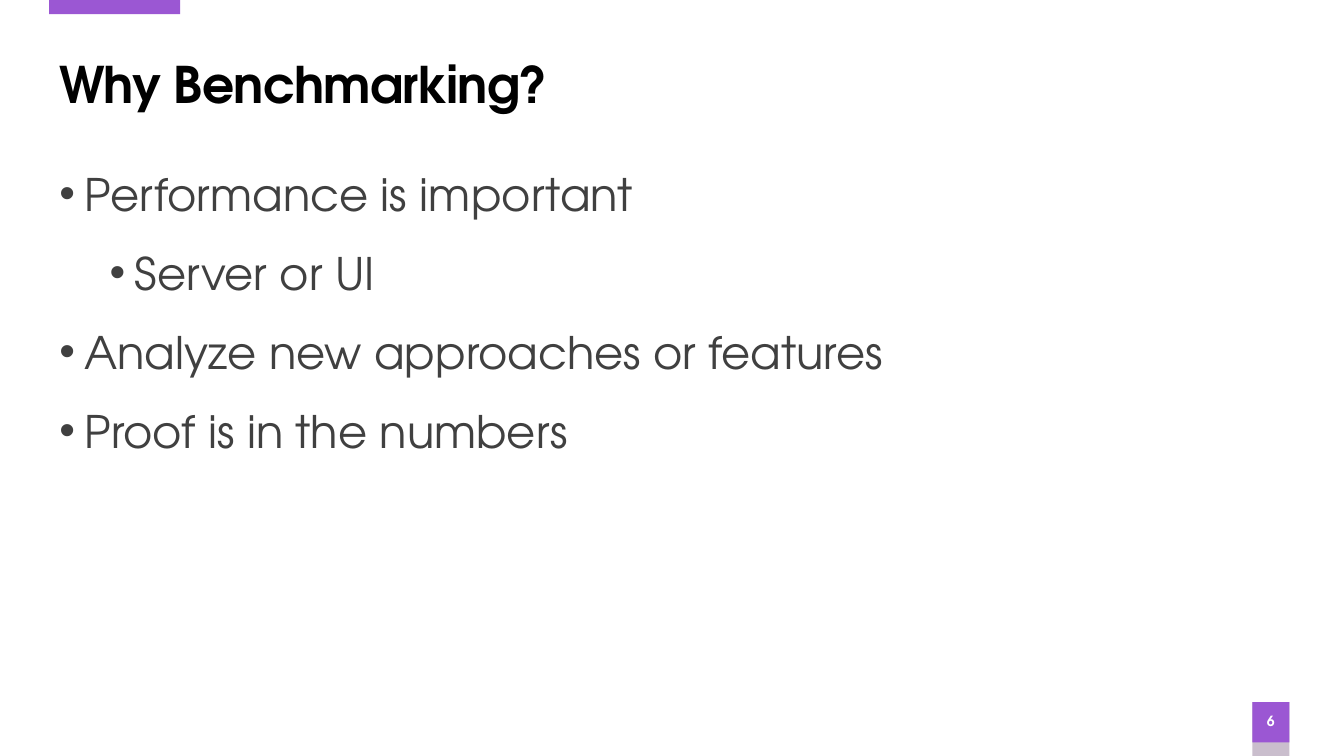
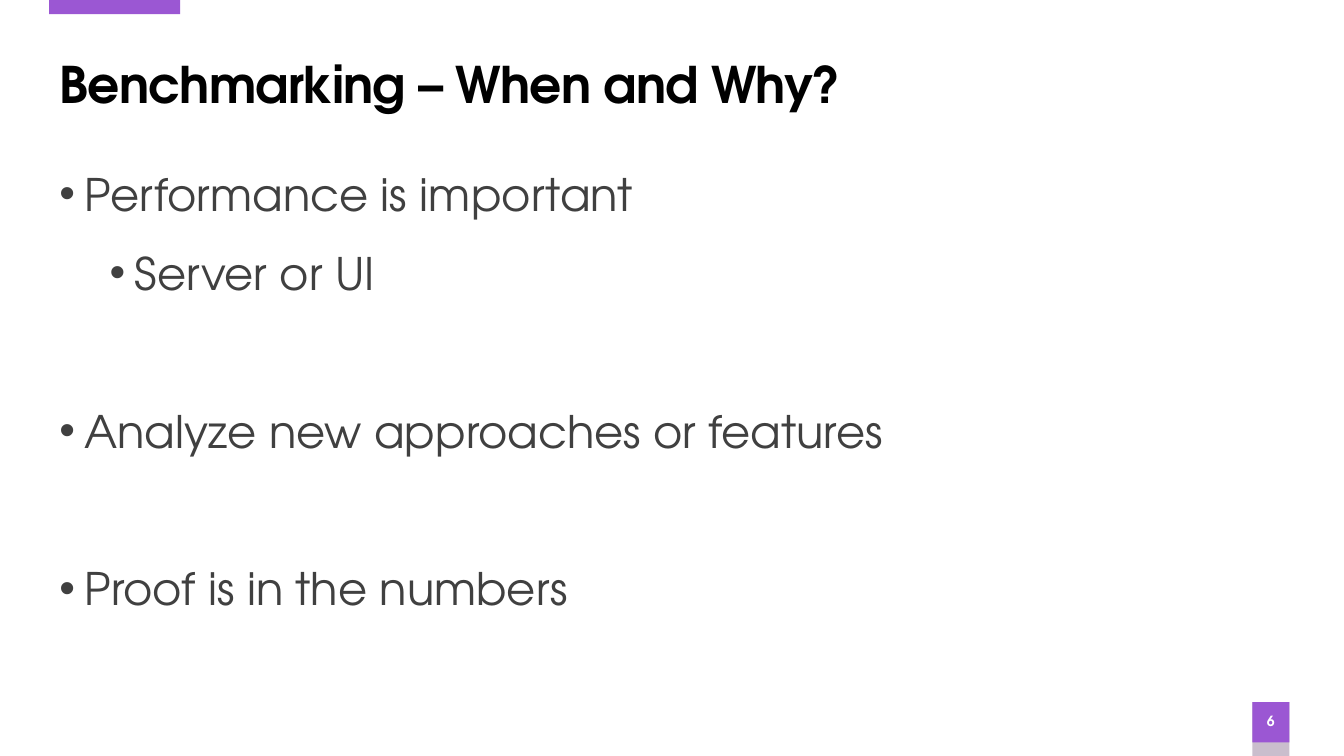
Before and after one commit to anuroopa/codecampnyc-2018, a slide deck: slide 6 of Hitchhiker's guide to Benchmark.pptx. Drawn at 1344x756 pixels with LibreOffice and Linux fonts; fonts in the diff are those of the drawing. Boxes give left, top, right and bottom in pixels: in the first picture for what was removed or moved away, otherwise in the second. Text is boxed around its words. In the diff, an @@ line names an element or a change of style, - is before the commit and + after.

```diff
--- a/Hitchhiker's guide to Benchmark.pptx
+++ b/Hitchhiker's guide to Benchmark.pptx
@@ title at [59, 64, 841, 114]: text changed @@
-Why Benchmarking?
+Benchmarking – When and Why?
@@ text "Performance is important" rewrapped from [84, 178, 883, 449] to [84, 178, 883, 606] @@
```
Also in this commit, not shown: 2 other slides changed.
